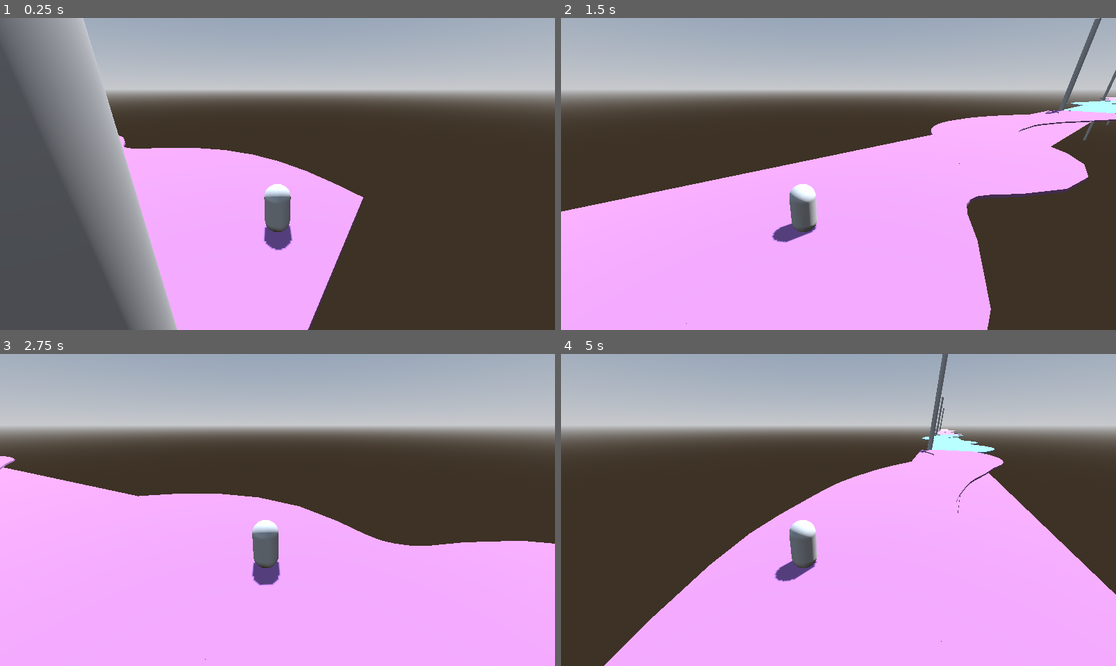
Above: before the commit, frames 1-4 (two rows, left to right).
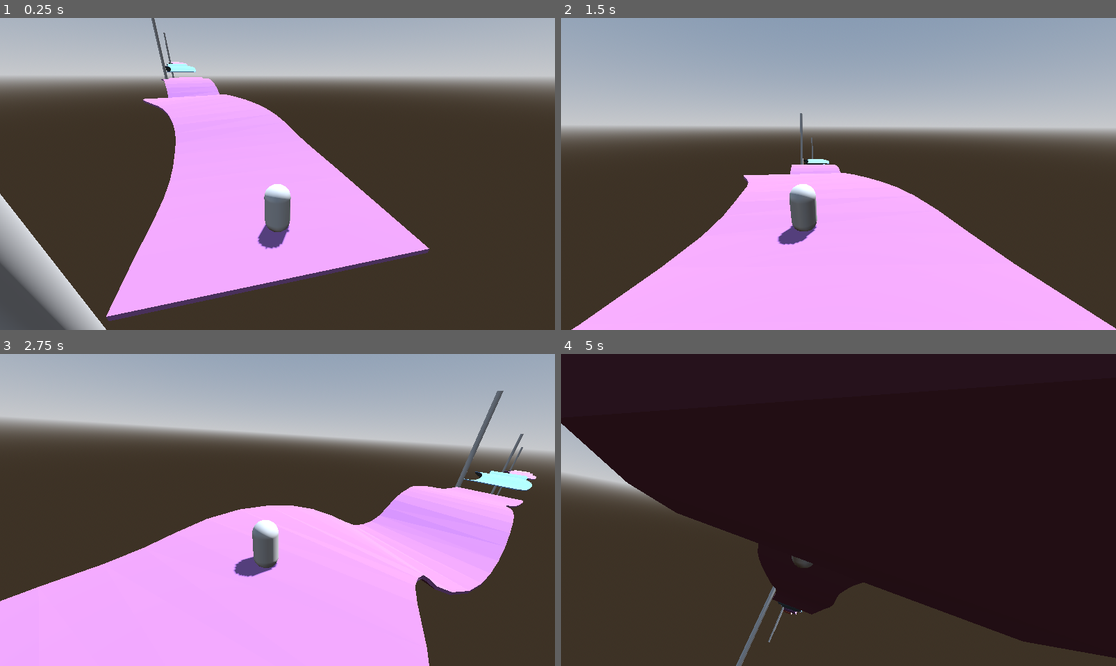
Above: after the commit, the same moments.

Repository: ludovancy/endless-roller
Game: Godot game, scene res://world.tscn
Same seed, same stepped clock (60 frames per second), same inputs: the game is played once before the commit and once after it.
Inputs (mouse positions are in pixels of both pictures, inside the frame that each line leads up to):
- Up to frame 1 (0.25 s): no input
- Up to frame 2 (1.5 s): tap Enter at 0.5 s; move the mouse to (960, 158) at 0.52 s; hold Right (ui_right) 0.53-1.25 s; click (960, 158) at 0.67 s; drag from (727, 189) to (810, 236) at 1.27 s
- Up to frame 3 (2.75 s): move the mouse to (333, 441) at 2.02 s; hold Right (ui_right) from 2.03 s (still down)
- Up to frame 4 (5 s): release Right (ui_right) at 2.75 s; drag from (810, 572) to (672, 463) at 2.77 s; move the mouse to (1005, 556) at 3.52 s; hold Left (ui_left) 3.53-4.25 s; drag from (672, 463) to (755, 432) at 4.27 s

The runs differ from the first frame. In frame 1, 40% of the frame differs, in the area x 0-100%, y 0-100%; in frame 2, 42%; in frame 3, 30%; in frame 4, 89%.

Commit message:
Adjust curves

Diff:
--- a/path.tscn
+++ b/path.tscn
@@ -27,7 +27,7 @@
 path_local = true
 path_continuous_u = true
 path_u_distance = 1.28
-path_joined = true
+path_joined = false
 material = ExtResource("2_e6nam")
 
 [node name="Path3D" type="Path3D" parent="."]
--- a/src/path.gd
+++ b/src/path.gd
@@ -38,7 +38,7 @@
 			path.curve.add_point(Vector3.ZERO)
 			continue
 		path.curve.add_point(
-		Vector3(randf_range(-5, 5), 0, i*10))
+		Vector3(randf_range(-2, 2), randf_range(-2, 2), i*10))
 	update_control_points(0.7)
 	# place path
 	position = prev_path_pos + last_point
--- a/src/world.gd
+++ b/src/world.gd
@@ -33,7 +33,6 @@
 func cycle_path():
 	var initial_location := paths[path_index].get_last_point_position()
 	print(initial_location)
-	initial_location = Vector3(0,0,(points_in_curve - 1) * 10)
 	# move everything back
 	for i in range(max_paths):
 		paths[i].translate(-1 * initial_location)
@@ -47,6 +46,5 @@
 		t -= 1.0
 		cycle_path()
 	var move := paths[path_index].get_baked_point(t)
-	print(move)
 	path_root.transform = move.inverse()
 	player.basis = move.basis.rotated(Vector3.UP, PI)
